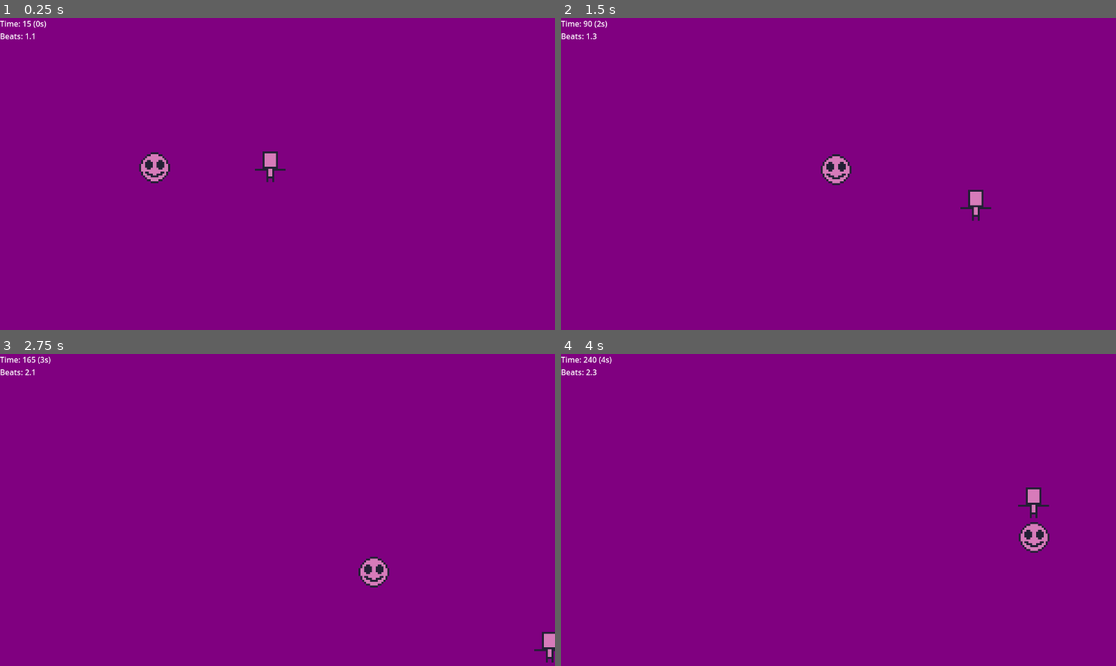
Above: before the commit, frames 1-4 (two rows, left to right).
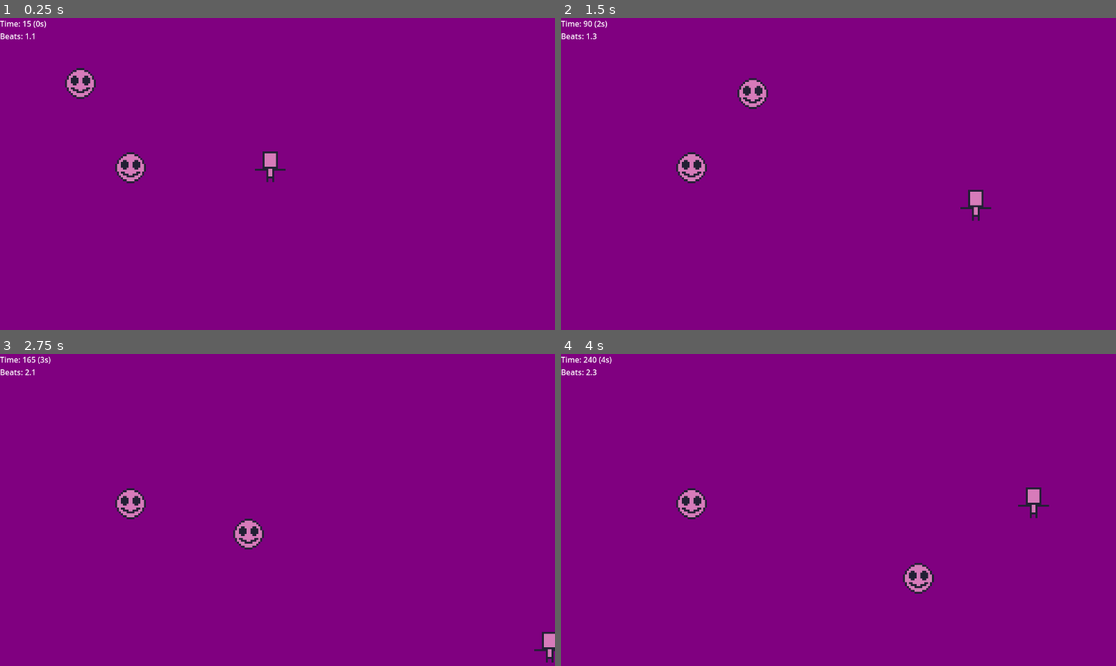
Above: after the commit, the same moments.

Repository: slost/1bj-hero-core
Game: Godot game, scene res://Scenes/Game/game.tscn
The game is run twice, just before and just after one commit, with the same random seed, the same clock (stepped at 60 frames per second) and the same inputs.
Inputs:
- Up to frame 1 (0.25 s): no input
- Up to frame 2 (1.5 s): hold Right (move_right) 0.53-1.28 s; hold Down (move_down) from 1.28 s (still down)
- Up to frame 3 (2.75 s): release Down (move_down) at 2.03 s; hold Right (move_right) from 2.03 s (still down)
- Up to frame 4 (4 s): release Right (move_right) at 2.78 s; hold Up (move_up) 2.78-3.53 s; hold Left (move_left) from 3.53 s (still down)

The runs differ from the first frame. In frame 1, 1.2% of the frame differs, in the area x 11-31%, y 16-54%; in frame 2, 1.2%, in the area x 20-53%, y 19-54%; in frame 3, 1.2%; in frame 4, 1.2%.

Commit message:
add EnumMoveType Rounded

Diff:
--- a/Scenes/Character/mondster_dummy.gd
+++ b/Scenes/Character/mondster_dummy.gd
@@ -1,15 +1,35 @@
 extends CharacterBody2D
+class_name MonsterDummy
 
 @onready var player = $"..".get_node("Player")
 
-var speed = 200
+enum ENUM_MOVE_TYPE {
+	NONE,
+	DIRECT,
+	ROUNDED
+}
 
+@export var move_type:ENUM_MOVE_TYPE = ENUM_MOVE_TYPE.NONE
+
+@export var speed = 200
+
+@export var radius = 300
+
+var _angle = 0
 
 func _ready():
 	pass
 
 
 func _process(_delta) -> void:
-	var direction = (player.global_position - global_position).normalized()
-	velocity = direction * speed
+	match move_type:
+		ENUM_MOVE_TYPE.DIRECT:
+			var direction = (player.global_position - global_position).normalized()
+			velocity = direction * speed
+		ENUM_MOVE_TYPE.ROUNDED:
+			_angle += _delta
+			var offset = player.global_position - Vector2(sin(_angle), cos(_angle)) * radius
+			var direction = (offset - global_position).normalized()
+			velocity = direction * speed
+
 	move_and_slide()
--- a/Scenes/Game/game.tscn
+++ b/Scenes/Game/game.tscn
@@ -21,6 +21,11 @@
 position = Vector2(271, 311)
 scale = Vector2(4, 4)
 
+[node name="MonsterDummy2" parent="Map" instance=ExtResource("3_kcseb")]
+position = Vector2(120, 153)
+scale = Vector2(4, 4)
+move_type = 2
+
 [node name="MusicHandler" parent="." instance=ExtResource("5_ewm0u")]
 
 [node name="DebugTool" type="Node" parent="."]
Not shown: 1 places in Scenes/Game/game.tscn that only renumber resources
